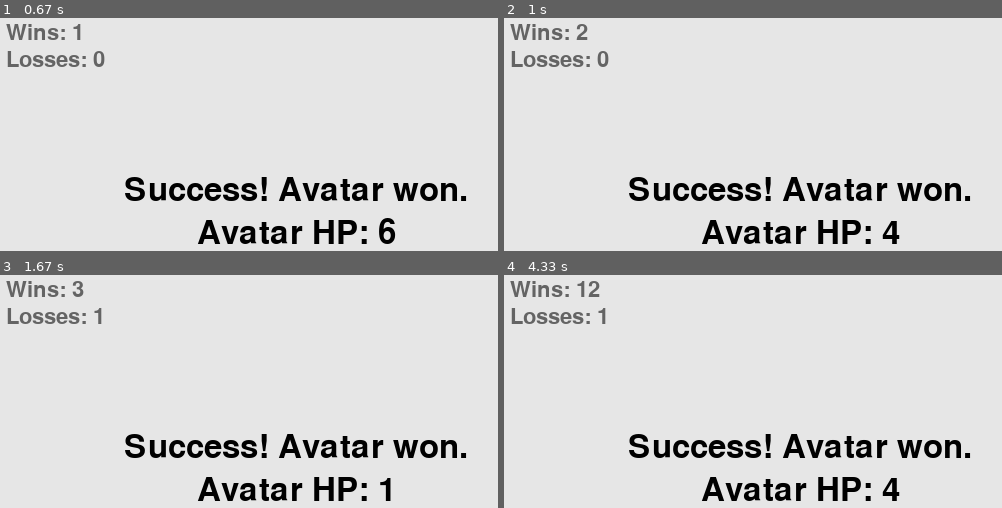
Above: before the commit, frames 1-4 (two rows, left to right).
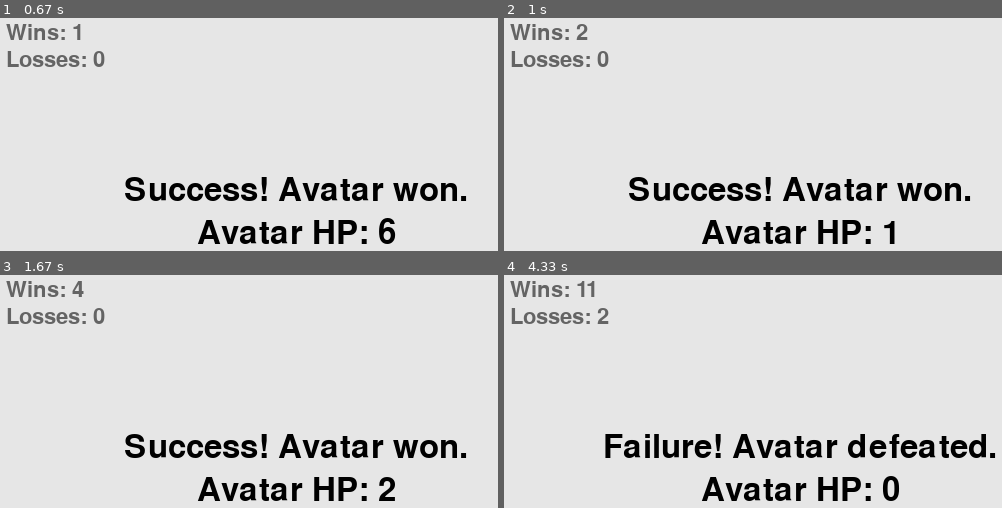
Above: after the commit, the same moments.

Repository: Josef-Gray/adorable-hopelessness
Game: pygame game, started from adhop.py
The game is run twice, just before and just after one commit, with the same random seed, the same clock (stepped at 60 frames per second) and the same inputs.
Inputs (mouse positions are in pixels of both pictures, inside the frame that each line leads up to):
- Up to frame 1 (0.67 s): tap Space at 0.33 s
- Up to frame 2 (1 s): click (802, 237) at 0.72 s
- Up to frame 3 (1.67 s): click (109, 410) at 1.05 s; click (outside the picture) at 1.38 s
- Up to frame 4 (4.33 s): click (812, 335) at 1.72 s; click (outside the picture) at 2.05 s; click (777, 400) at 2.38 s; tap Space at 2.73, 3.03 s; click (957, 433) at 3.22 s; click (987, 459) at 3.55 s; click (927, 398) at 3.88 s; click (623, 391) at 4.22 s

Frame 1 is identical in both runs. In frame 2, 0.2% of the frame differs, in the area x 75-80%, y 87-97%; in frame 3, 0.4%; in frame 4, 4.5%, in the area x 16-99%, y 2-97%.

Commit message:
Refactor combat alternation and setting actor names.

Diff:
--- a/actor.py
+++ b/actor.py
@@ -5,10 +5,10 @@
 class Actor():
     """A representation of a game character."""
 
-    def __init__(self):
+    def __init__(self, name='actor_name'):
         """Initialize character attributes."""
         # Set default attributes.
-        self.name = ''
+        self.name = name
         self.max_hp = 10
         self.min_damage = 1
         self.max_damage = 2
@@ -29,7 +29,7 @@
 class Avatar(Actor):
     """A representation of a player character."""
 
-    def __init__(self):
+    def __init__(self, name='Avatar'):
         super().__init__()
-        self.name = "Avatar"
+        self.name = name
         self.max_damage = 3
--- a/adhop.py
+++ b/adhop.py
@@ -8,7 +8,8 @@
 
 def run_combat(avatar, mission, stats):
     """Run the combat mission."""
-    mission.__init__()
+    avatar.reset_hp()
+    mission.enemy.reset_hp()
     mission_result = mission.resolve_combat(avatar)
     if mission_result is True:
         stats['wins'] += 1
@@ -26,11 +27,11 @@
     if mission_result is None:
         return
     elif mission_result is True:
-        result_msg = "Success! Avatar won."
+        result_msg = "Success! " + avatar.name + " won."
     else:
-        result_msg = "Failure! Avatar defeated."
+        result_msg = "Failure! " + avatar.name + " defeated."
 
-    hp_msg = "Avatar HP: " + str(avatar.hp)
+    hp_msg = avatar.name + " HP: " + str(avatar.hp)
 
     # Render result_msg and position slightly above center on the screen.
     result_msg_image = font.render(result_msg, True, text_color, bg_color)
@@ -85,6 +86,7 @@
     bg_color = (230, 230, 230)
 
     avatar = Avatar()
+    avatar.log_properties()
     mission = Mission()
     mission_result = None
     stats = {'wins': 0, 'losses': 0}
@@ -97,11 +99,9 @@
             if event.type == pygame.QUIT:
                 sys.exit()
             elif event.type == pygame.MOUSEBUTTONDOWN and event.button == 1:
-                avatar.reset_hp()
                 mission_result = run_combat(avatar, mission, stats)
             elif event.type == pygame.KEYDOWN:
                 if event.key == pygame.K_SPACE:
-                    avatar.reset_hp()
                     mission_result = run_combat(avatar, mission, stats)
 
         # Draw screen objects.
--- a/mission.py
+++ b/mission.py
@@ -1,7 +1,8 @@
 """Classes for modeling combat missions."""
 
 import logging
-from random import randrange
+from random import randrange, shuffle
+from itertools import cycle
 
 import flags
 from actor import Actor, Avatar
@@ -12,7 +13,7 @@
     def __init__(self):
         """Initialize mission attributes."""
         # Create an enemy.
-        self.enemy = Actor()
+        self.enemy = Actor('Enemy')
         self.enemy.log_properties()
 
     def resolve_combat(self, avatar):
@@ -24,24 +25,22 @@
         Returns:
             (bool) True if avatar wins, false if avatar loses.
         """
+        # Randomize whether avatar or enemy hits first.
+        actors = [avatar, self.enemy]
+        shuffle(actors)
+
         # Perform combat
-        while avatar.hp > 0 and self.enemy.hp > 0:
-            # If the first round, 50% chance to skip the avatar's turn
-            if avatar.hp == 10 and randrange(2) == 0:
-                pass
+        for i in cycle(range(2)):
+            if actors[i].hp > 0:
+                damage = randrange(
+                        actors[i].min_damage, actors[i].max_damage + 1)
+                actors[i-1].hp -= damage
+                logging.debug(
+                        actors[i].name + " hits for " + str(damage) + ". "
+                        + actors[i-1].name + " " + str(actors[i-1].hp)
+                        + " HP remaining.")
             else:
-                damage = randrange(
-                        avatar.min_damage, avatar.max_damage + 1)
-                self.enemy.hp -= damage
-                logging.debug("Avatar hits for " + str(damage) + ". "
-                        + "Enemy " + str(self.enemy.hp) + " HP remaining.")
-
-            if self.enemy.hp > 0:
-                damage = randrange(
-                        self.enemy.min_damage, self.enemy.max_damage + 1)
-                avatar.hp -= damage
-                logging.debug("\tEnemy hits for " + str(damage) + ". " +
-                        "Avatar " + str(avatar.hp) + " HP remaining.")
+                break
 
         logging.debug("Avatar: " + str(avatar.hp) + "HP")
         logging.debug("Enemy:  " + str(self.enemy.hp) + "HP")
